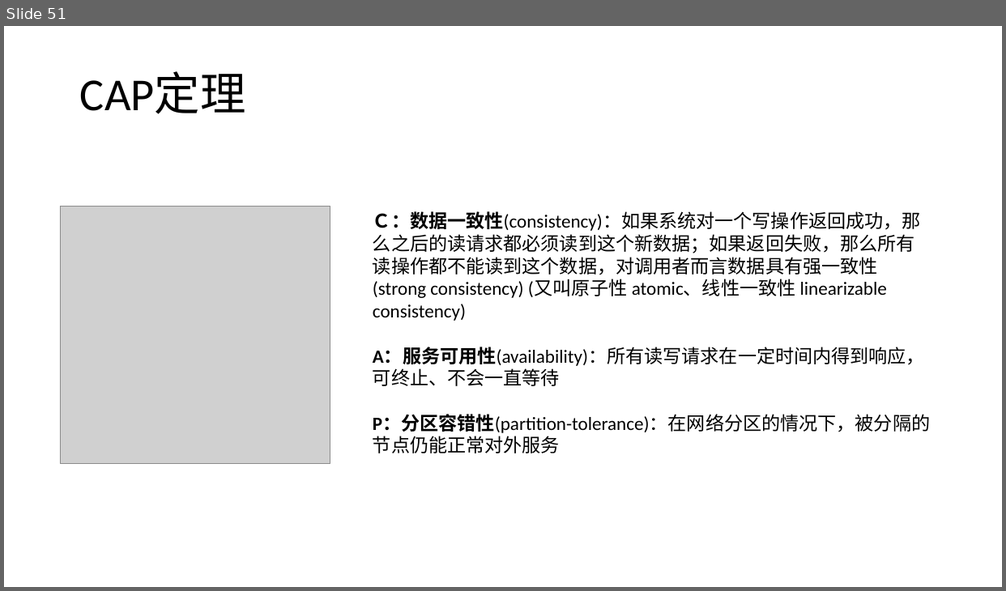
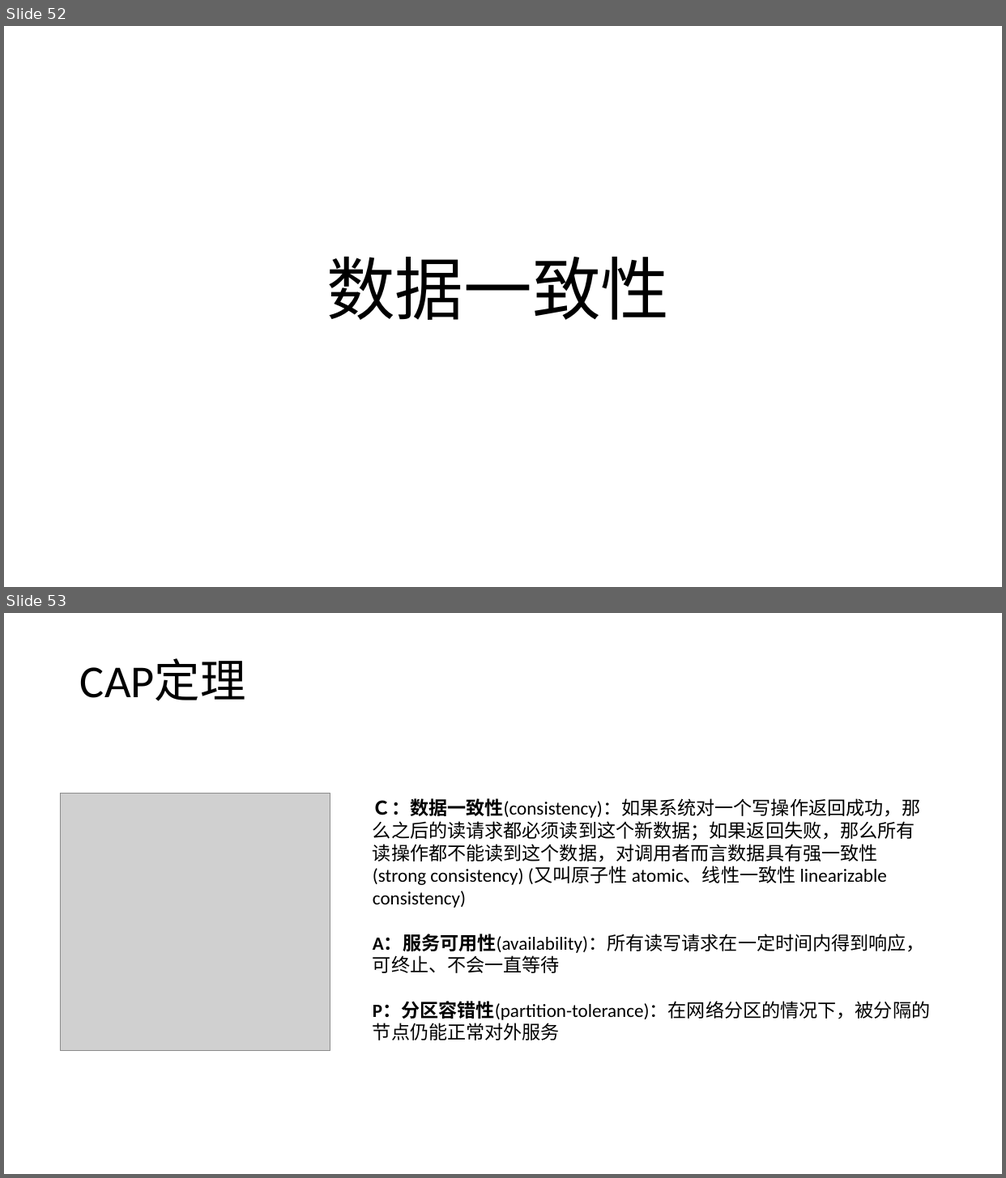
Before and after one commit to axzxs2001/HisMicroserviceSample, a slide deck: HisMicroserviceSample/Doc/基于.net core微服务.pptx. Shown one above the other, each under a label of ours: slide 51 before the commit, slides 52 and 53 after it. The pictures are 1006x591 and 1006x1178 pixels, drawn with LibreOffice and Linux fonts; fonts in the diff are those of the drawing; grey boxes stand for pictures; background and template pictures are left out. Boxes give left, top, right and bottom in pixels: in the first picture for what was removed or moved away, otherwise in the second. Text is boxed around its words. In the diff, an @@ line names an element or a change of style, - is before the commit and + after.

```diff
--- a/HisMicroserviceSample/Doc/基于.net core微服务.pptx
+++ b/HisMicroserviceSample/Doc/基于.net core微服务.pptx
@@ slide 52 added at [4,26,1002,587], background #FFFFFF @@
@@ text added at [326,256,669,320], 66 pt, text #000000 @@
+数据一致性
@@ what was slide 51 is now slide 53 @@
```
Also in this commit, not shown: 2 slides changed, 2 other slides added, 1 slide removed, 5 other files.
